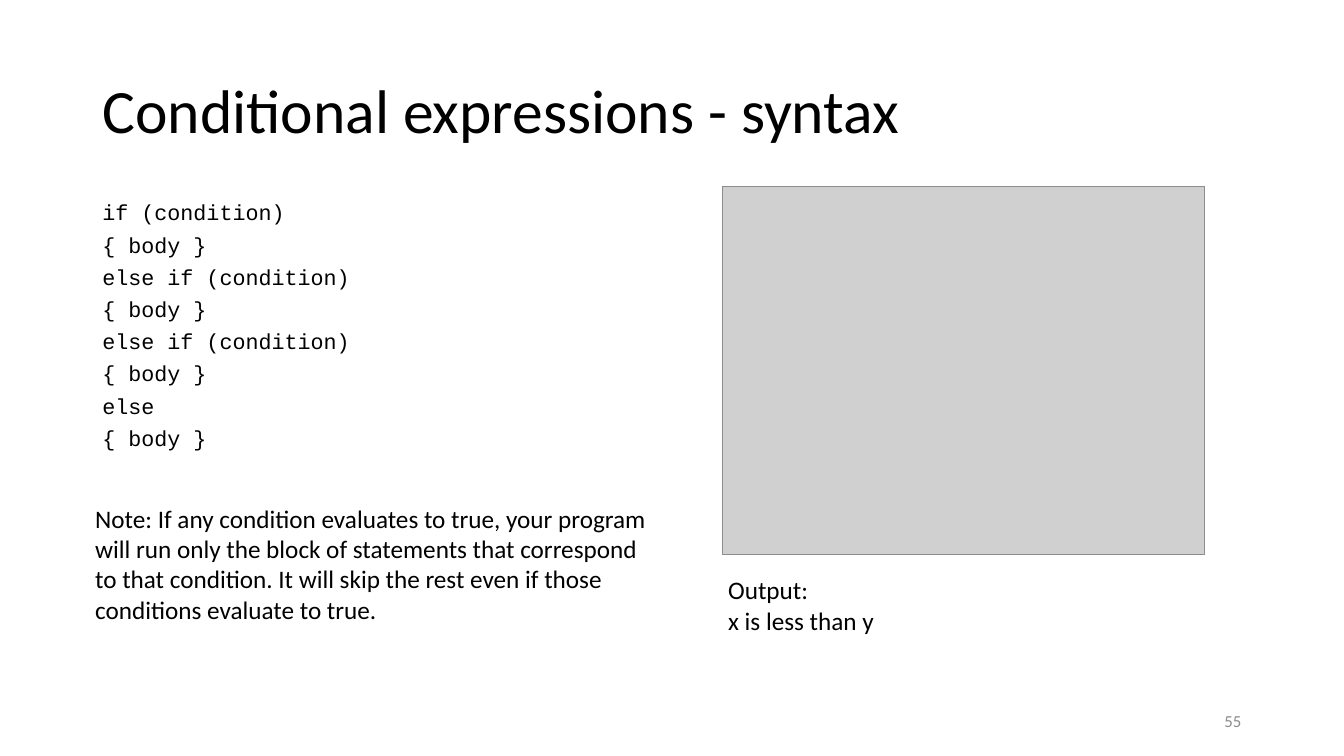
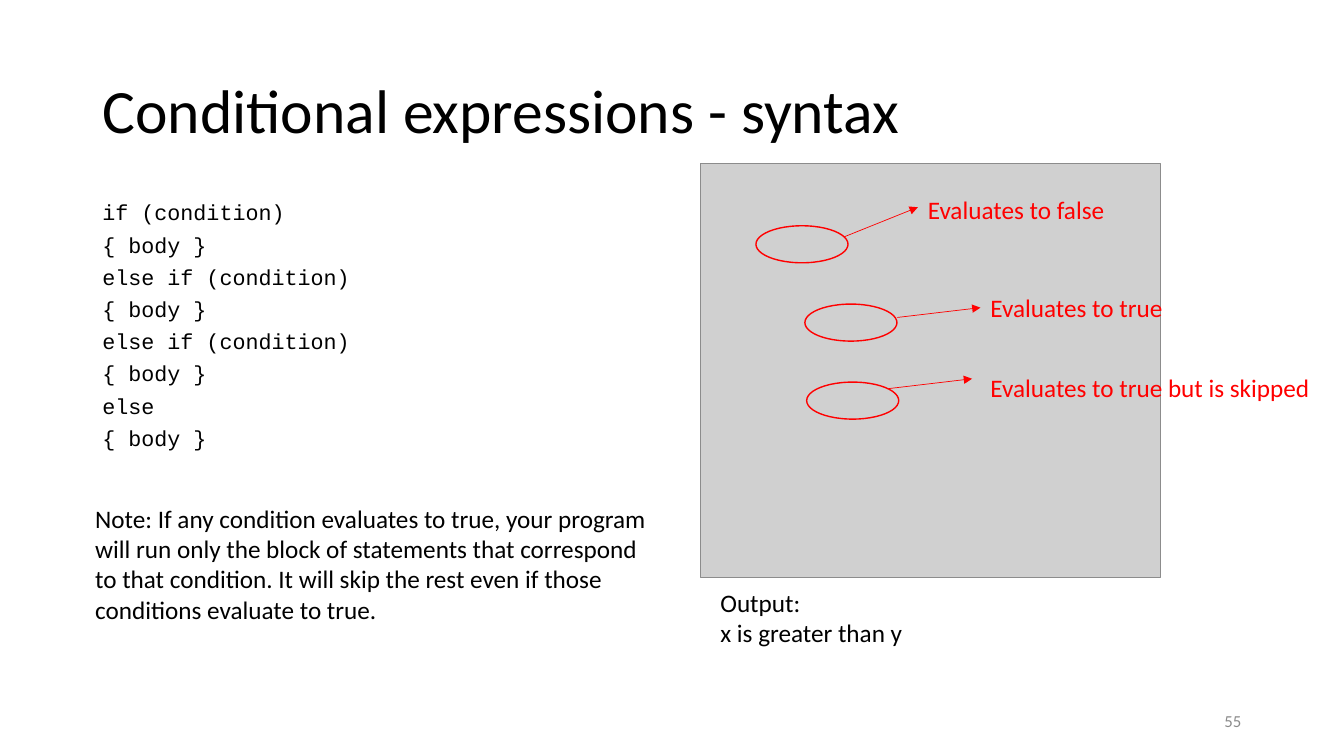
Before and after one commit to CodeIt-SADEAF/handout, a slide deck: slide 55 of Lesson1/L1_slides/L1_slides.pptx. Drawn at 1344x756 pixels with LibreOffice and Linux fonts; fonts in the diff are those of the drawing; grey boxes stand for pictures. Boxes give left, top, right and bottom in pixels: in the first picture for what was removed or moved away, otherwise in the second. Text is boxed around its words. In the diff, an @@ line names an element or a change of style, - is before the commit and + after.

```diff
--- a/Lesson1/L1_slides/L1_slides.pptx
+++ b/Lesson1/L1_slides/L1_slides.pptx
@@ picture: place and size @@
-picture at [723,187,1205,556]
+picture at [701,163,1160,577]
@@ arrow added from (845, 237) to (919, 208), #FF0000 0.5 pt @@
@@ text added at [928,201,1104,219], 18 pt, text #FF0000 @@
+Evaluates to false
@@ ellipse added at [756,226,848,263], outline #FF0000 1 pt @@
@@ text added at [990,296,1162,323], 18 pt, text #FF0000 @@
+Evaluates to true
@@ ellipse added at [806,304,897,342], outline #FF0000 1 pt @@
@@ arrow added from (897, 318) to (981, 308), #FF0000 0.5 pt @@
@@ ellipse added at [807,382,898,419], outline #FF0000 1 pt @@
@@ arrow added from (889, 388) to (972, 379), #FF0000 0.5 pt @@
@@ text added at [990,377,1309,404], 18 pt, text #FF0000 @@
+Evaluates to true but is skipped
@@ text "Output:": place and size @@
-text "Output:" at [728,582,873,634]
+text "Output:" at [720,595,902,647]
@@ text at [720,624,902,647]: text changed @@
-x is less than y
+x is greater than y
```
Also in this commit, not shown: 8 other slides changed, 1 other file.
